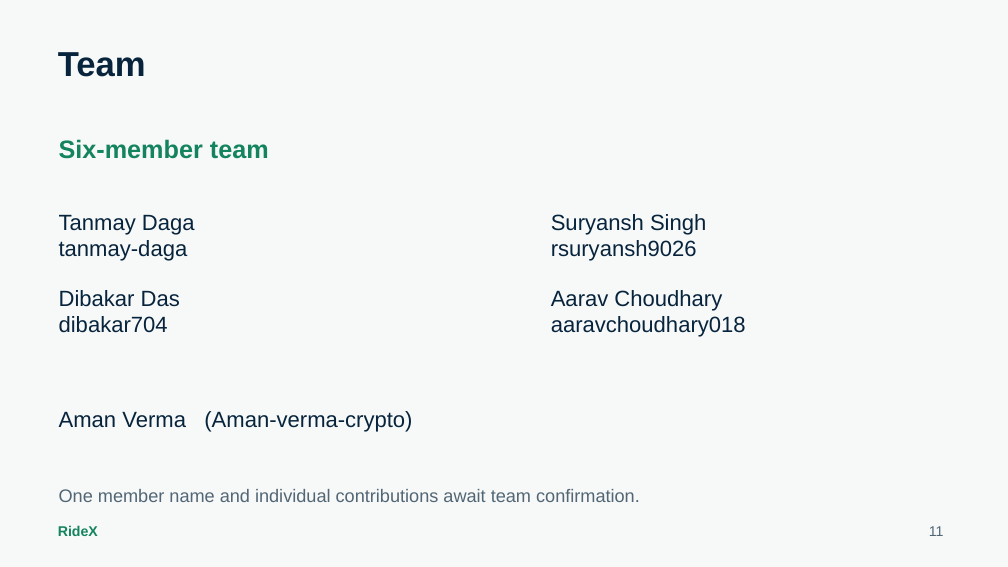
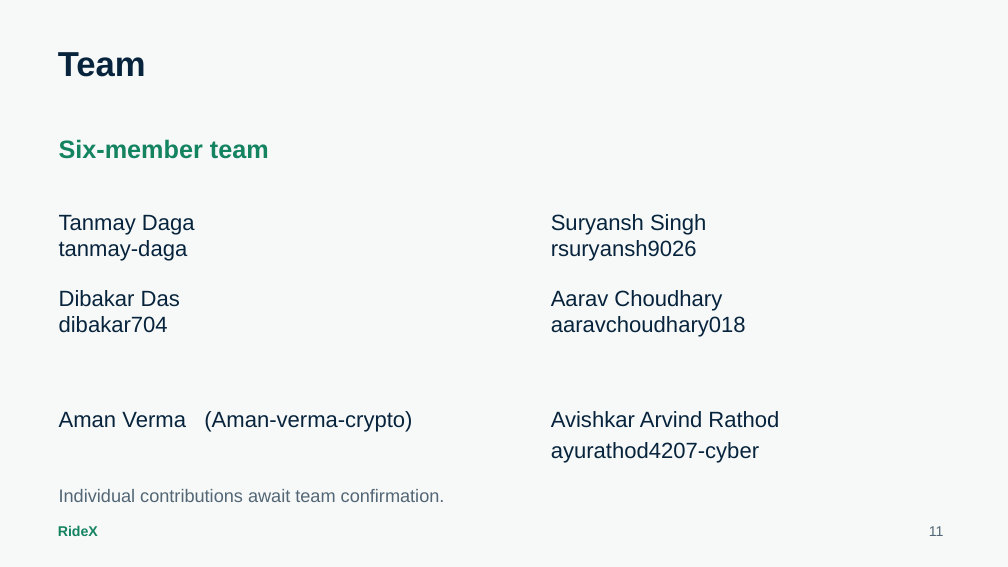
Before and after one commit to aaravchoudhary018/FireTech-, a slide deck: slide 11 of docs/presentation/RideX-Ideathon-Presentation.pptx. Drawn at 1008x567 pixels with LibreOffice and Linux fonts; fonts in the diff are those of the drawing. Boxes give left, top, right and bottom in pixels: in the first picture for what was removed or moved away, otherwise in the second. Text is boxed around its words. In the diff, an @@ line names an element or a change of style, - is before the commit and + after.

Commit message:
Complete presentation team with Avishkar Rathod

```diff
--- a/docs/presentation/RideX-Ideathon-Presentation.pptx
+++ b/docs/presentation/RideX-Ideathon-Presentation.pptx
@@ text added at (551, 411, 779, 428), 21 pt, text #08243D @@
+Avishkar Arvind Rathod
@@ text added at (551, 442, 759, 463), 21 pt, text #08243D @@
+ayurathod4207-cyber
@@ text at (59, 489, 445, 502): text changed @@
-One member name and individual contributions await team confirmation.
+Individual contributions await team confirmation.
```
